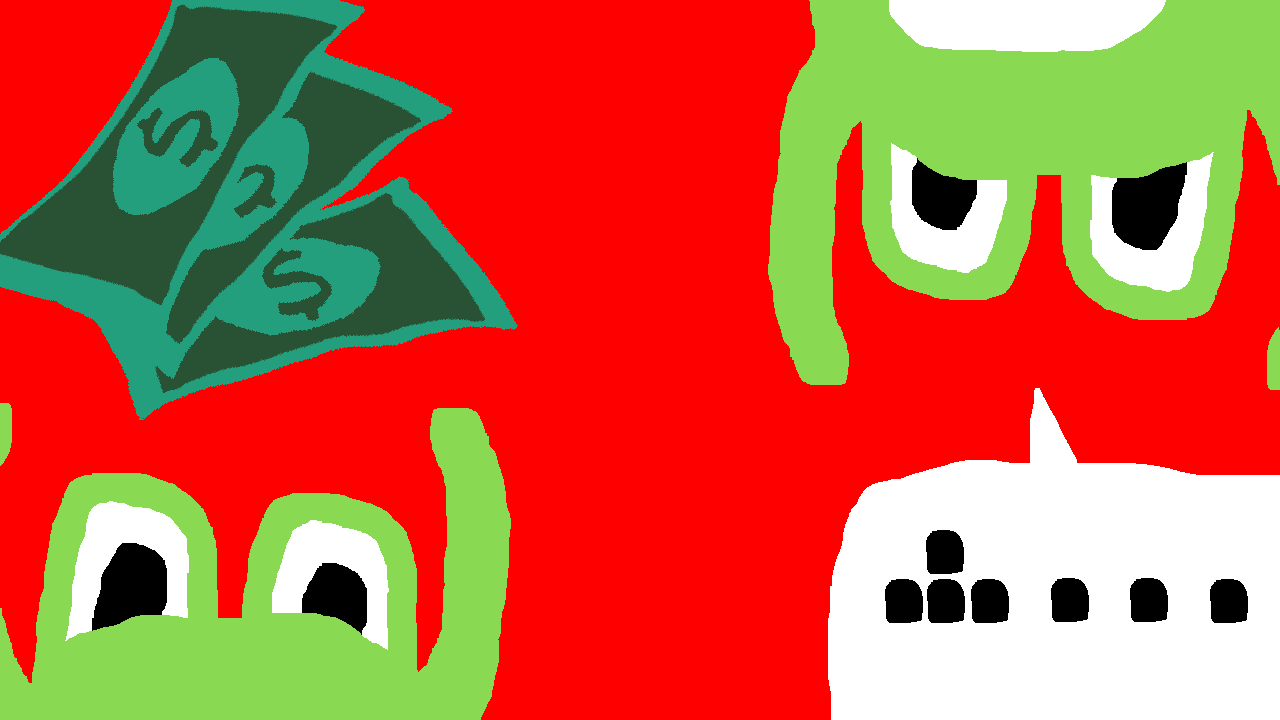
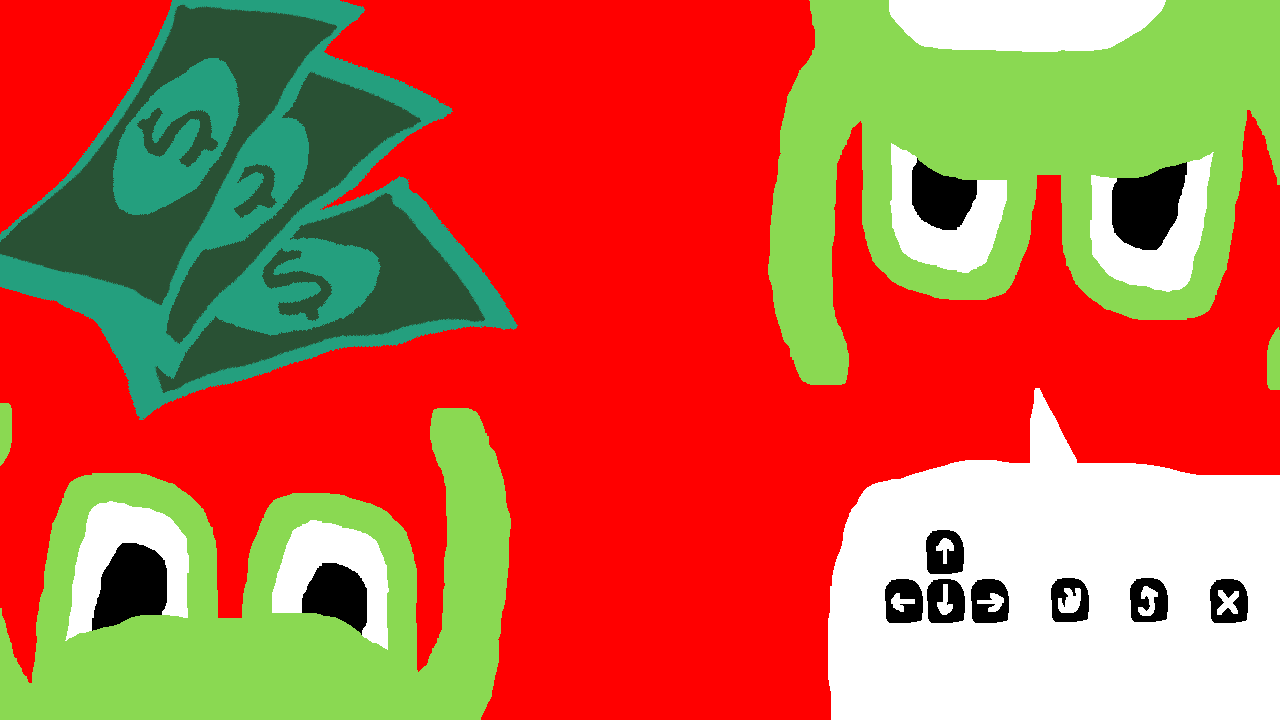
Layers edited between the first and the second 1280 × 720 image:
added layer "Layer 10" above "Layer 8 copy 7" over [891, 538, 1239, 616]
